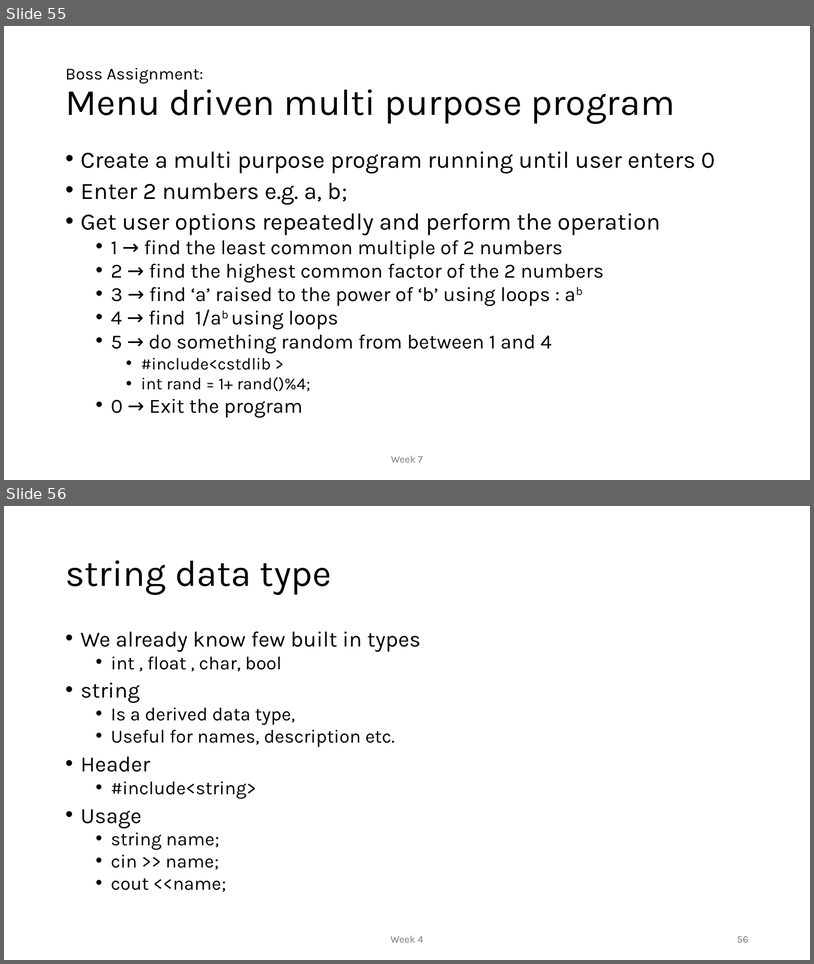
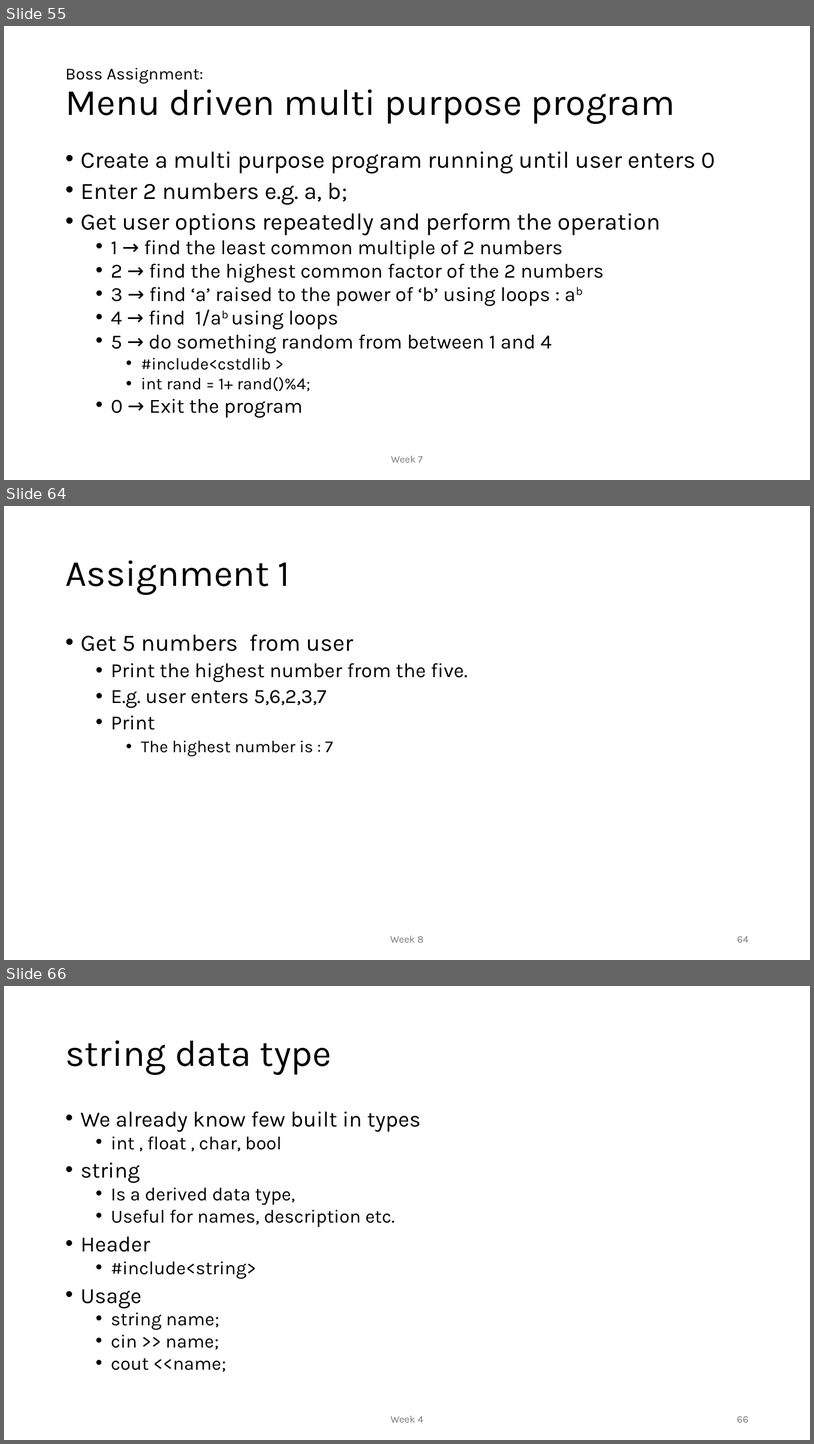
Before and after one commit to MoklaEducation/ems_fall_2025_cpp101, a slide deck: all/Intro to Programming_all.pptx. Shown one above the other, each under a label of ours: slides 55 and 56 before the commit, slides 55, 64 and 66 after it; the slides between them are not shown. The pictures are 814x964 and 814x1444 pixels, drawn with LibreOffice and Linux fonts; fonts in the diff are those of the drawing. Boxes give left, top, right and bottom in pixels: in the first picture for what was removed or moved away, otherwise in the second. Text is boxed around its words. In the diff, an @@ line names an element or a change of style, - is before the commit and + after.

Commit message:
Week 8

```diff
--- a/all/Intro to Programming_all.pptx
+++ b/all/Intro to Programming_all.pptx
@@ slide 64 added at [4, 506, 810, 960], background #FFFFFF @@
@@ title added at [65, 560, 290, 595], 44 pt, text #000000 @@
+Assignment 1
@@ text added at [81, 634, 468, 756], 24 pt, text #000000 @@
+• Get 5 numbers from user
+  • Print the highest number from the five.
+  • E.g. user enters 5,6,2,3,7
+  • Print
+    • The highest number is : 7
@@ text added at [390, 935, 423, 942], 12 pt, text #797979 @@
+Week 8
@@ page number added at [737, 936, 749, 942], 12 pt, text #797979 @@
+64
@@ what was slide 56 is now slide 66 @@
@@ page number at [737, 1416, 749, 1422]: text changed @@
-56
+66
```
Also in this commit, not shown: 9 other slides added, 1 other file.
